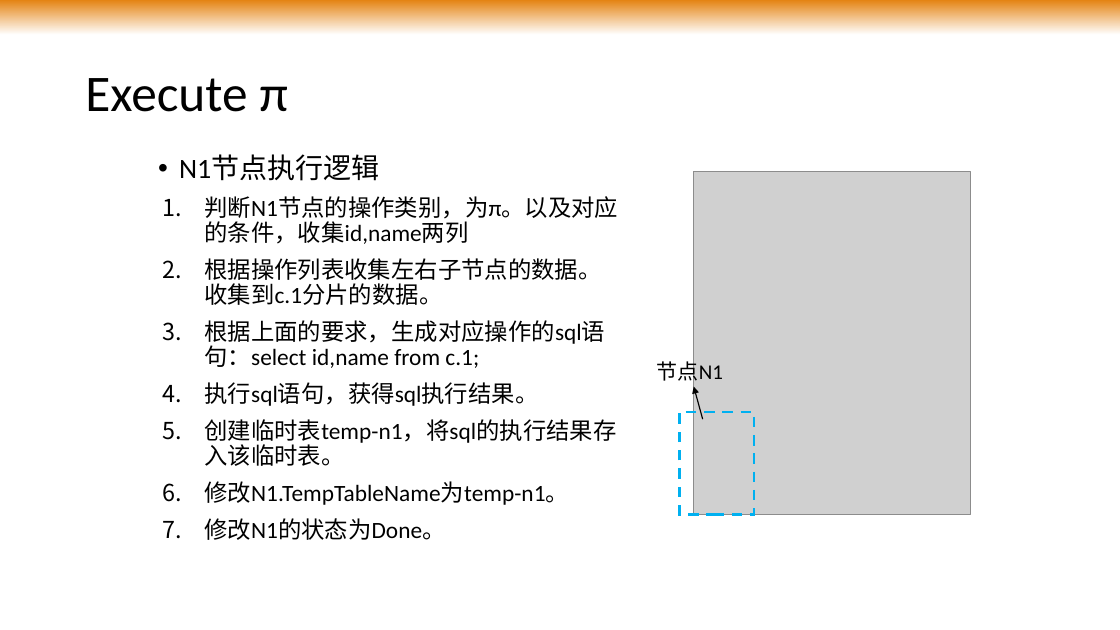
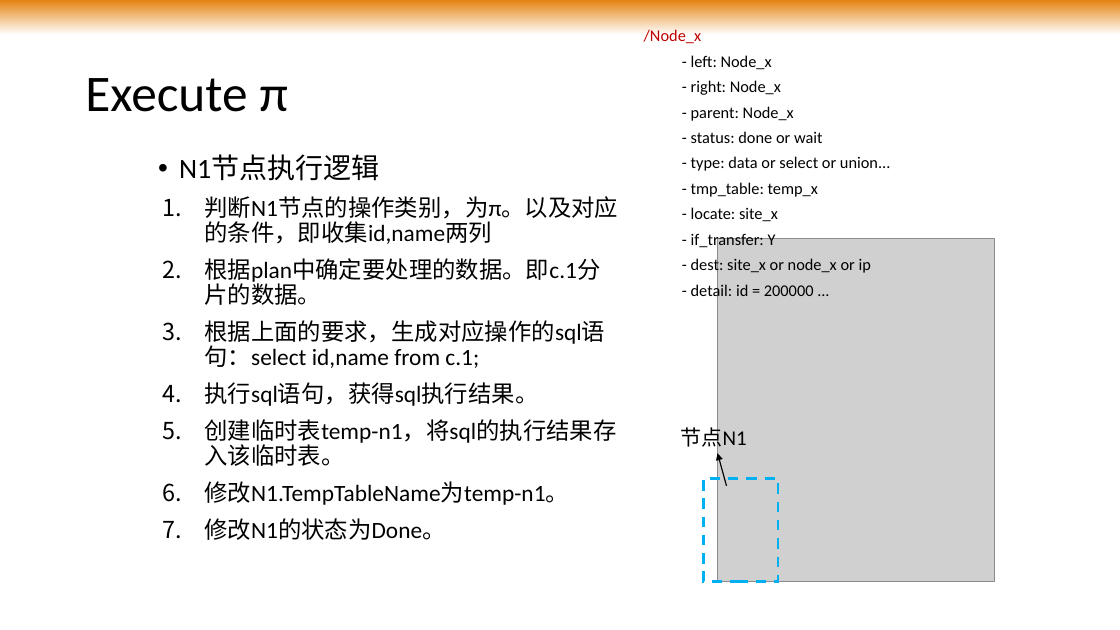
Before and after one commit to wu1du2/iddb, a slide deck: slide 26 of slides/iddb_mid.pptx. Drawn at 1120x630 pixels with LibreOffice and Linux fonts; fonts in the diff are those of the drawing; grey boxes stand for pictures; background and template pictures are left out. Boxes give left, top, right and bottom in pixels: in the first picture for what was removed or moved away, otherwise in the second. Text is boxed around its words. In the diff, an @@ line names an element or a change of style, - is before the commit and + after.

```diff
--- a/slides/iddb_mid.pptx
+++ b/slides/iddb_mid.pptx
@@ text added at (644,29,890,301), 14 pt, text #000000 @@
+/Node_x
+- left: Node_x
+- right: Node_x
+- parent: Node_x
+- status: done or wait
+- type: data or select or union...
+- tmp_table: temp_x
+- locate: site_x
+- if_transfer: Y
+- dest: site_x or node_x or ip
+- detail: id = 200000 ...
@@ text at (204,196,618,305): text changed @@
-1. 判断N1节点的操作类别，为π。以及对应的条件，收集id,name两列
-2. 根据操作列表收集左右子节点的数据。收集到c.1分片的数据。
+1. 判断N1节点的操作类别，为π。以及对应的条件，即收集id,name两列
+2. 根据plan中确定要处理的数据。即c.1分片的数据。
@@ 1 picture, 1 text, 1 rectangle: place and size @@
-1 picture, 1 text, 1 rectangle at (657,171,970,515)
+1 picture, 1 text, 1 rectangle at (681,238,994,581)
@@ arrow moved from (703, 419) - (694, 386) to (727, 486) - (718, 454) @@
```
Also in this commit, not shown: 4 other slides changed.
